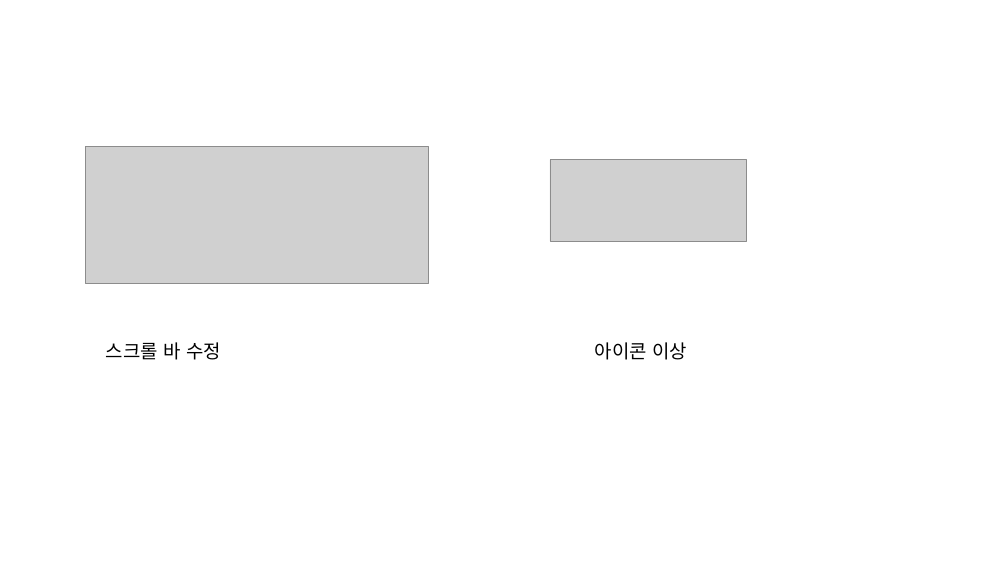
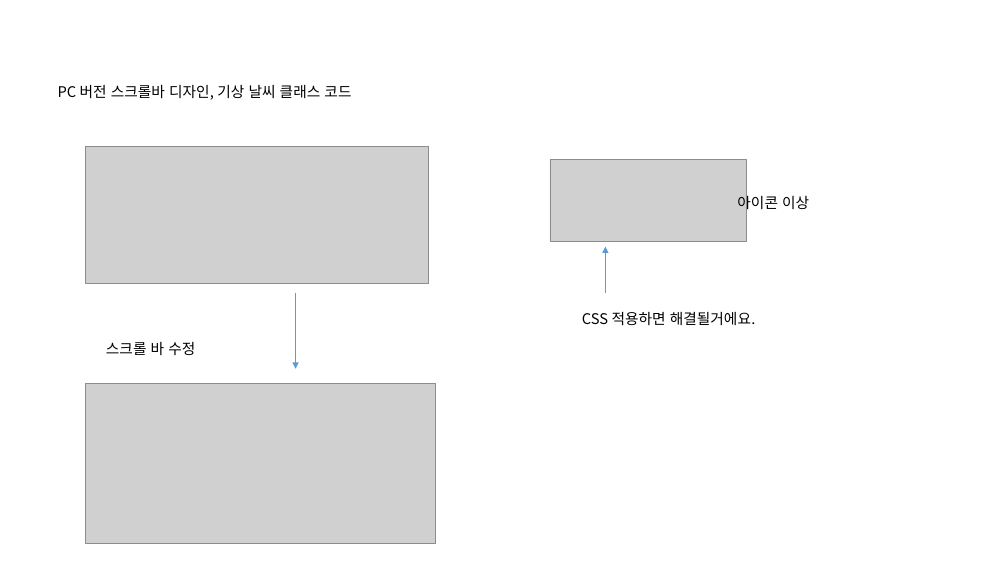
Before and after one commit to jeoungGyy/sejong, a slide deck: slide 7 of ppt/03-28.pptx. Drawn at 1008x567 pixels with LibreOffice and Linux fonts; fonts in the diff are those of the drawing; grey boxes stand for pictures. Boxes give left, top, right and bottom in pixels: in the first picture for what was removed or moved away, otherwise in the second. Text is boxed around its words. In the diff, an @@ line names an element or a change of style, - is before the commit and + after.

```diff
--- a/ppt/03-28.pptx
+++ b/ppt/03-28.pptx
@@ text added at [58,85,351,100], 14 pt, text #000000 @@
+PC 버전 스크롤바 디자인, 기상 날씨 클래스 코드
@@ text "아이콘 이상" at [737,193,809,212]: size 18 to 14 pt @@
@@ text "아이콘 이상": place and size @@
-text "아이콘 이상" at [595,342,687,360]
+text "아이콘 이상" at [737,193,809,212]
@@ arrow added from (606, 293) to (606, 247), #5B9BD5 0.5 pt @@
@@ arrow added from (296, 293) to (296, 369), #5B9BD5 0.5 pt @@
@@ text added at [582,312,756,325], 14 pt, text #000000 @@
+CSS 적용하면 해결될거에요.
@@ text "스크롤 바 수정" at [106,342,195,355]: size 18 to 14 pt @@
@@ picture added at [85,383,436,543] @@
```
Also in this commit, not shown: 2 other slides changed, 2 slides added, 2 slides removed, 7 other files.
